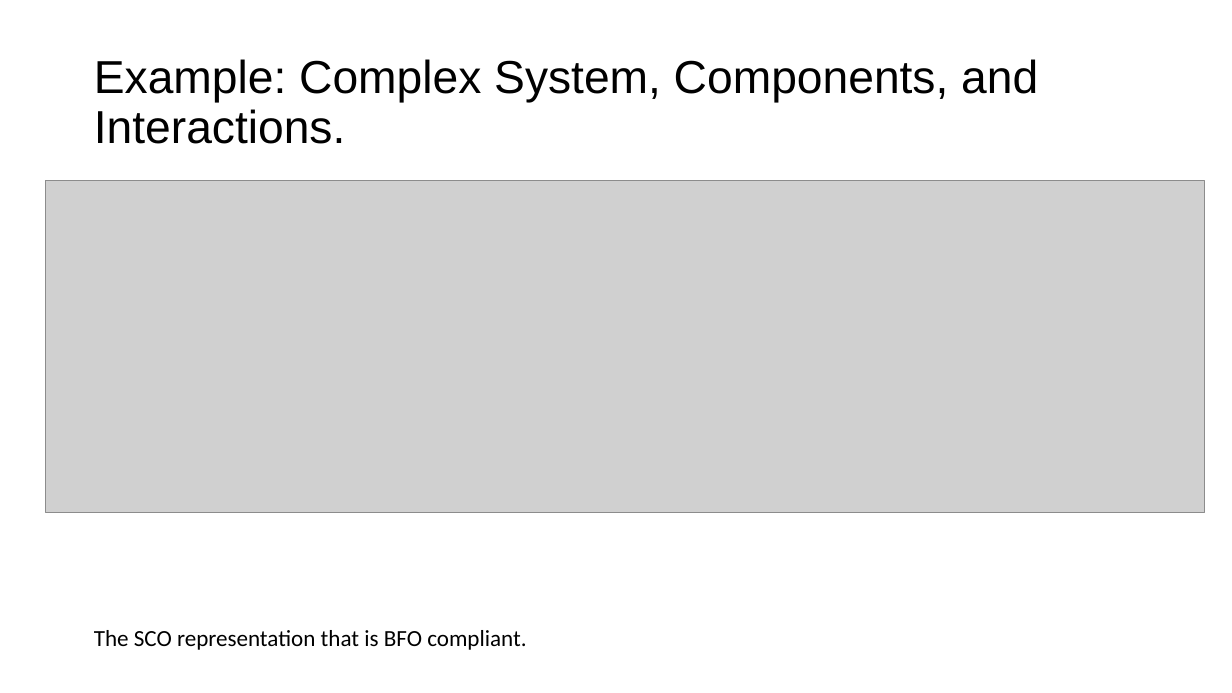
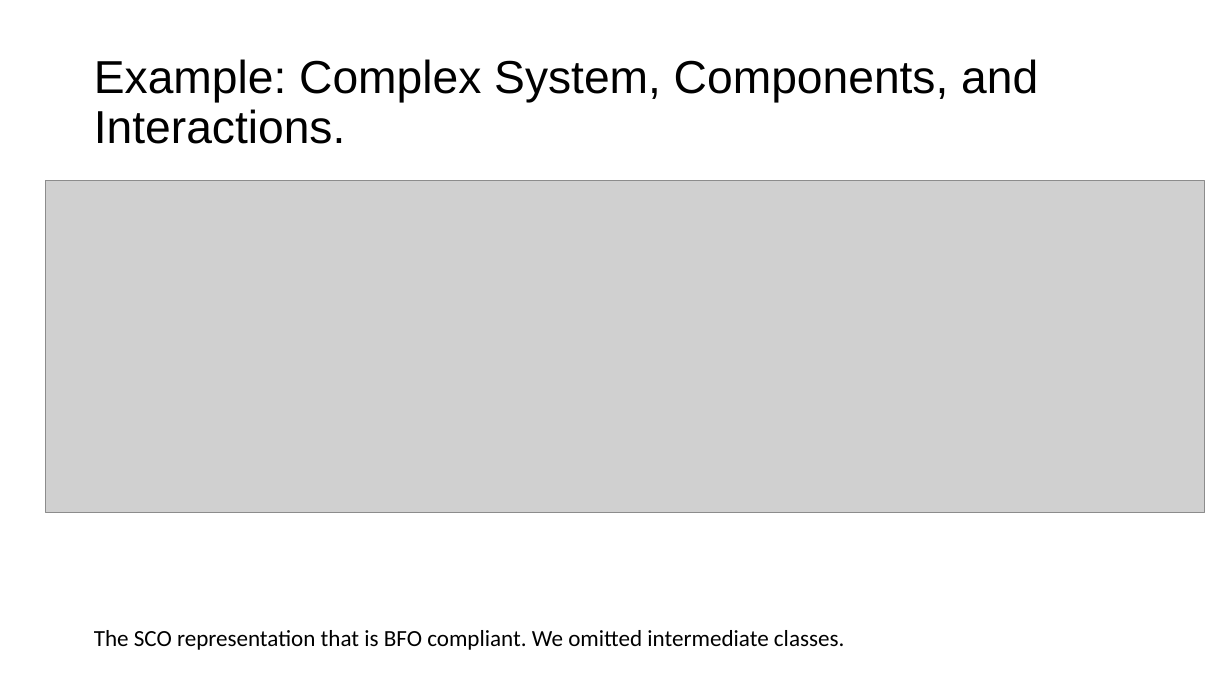
Before and after one commit to gioUbbiali/Sustainability-Core-Ontology, a slide deck: slide 11 of SCO/working materials/Slide deck - SCO-UFO aligment.pptx (slide 7 before the commit). Drawn at 1232x693 pixels with LibreOffice and Linux fonts; fonts in the diff are those of the drawing; grey boxes stand for pictures. Boxes give left, top, right and bottom in pixels: in the first picture for what was removed or moved away, otherwise in the second. Text is boxed around its words. In the diff, an @@ line names an element or a change of style, - is before the commit and + after.

```diff
--- a/SCO/working materials/Slide deck - SCO-UFO aligment.pptx
+++ b/SCO/working materials/Slide deck - SCO-UFO aligment.pptx
@@ text at [94,630,845,650]: text changed @@
-The SCO representation that is BFO compliant.
+The SCO representation that is BFO compliant. We omitted intermediate classes.
```
Also in this commit, not shown: 1 other slide changed, 6 slides added, 2 slides removed, 1 other file.
